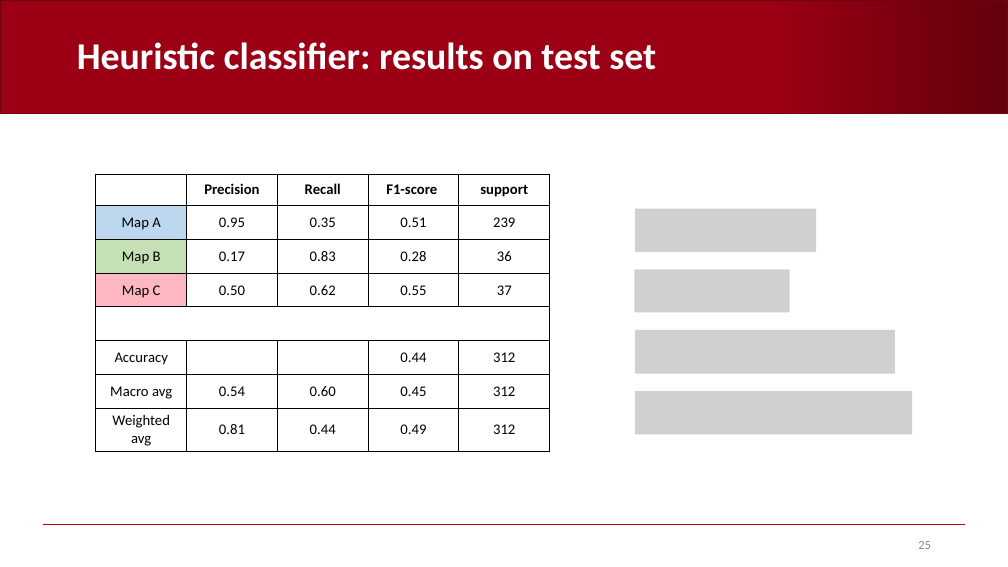
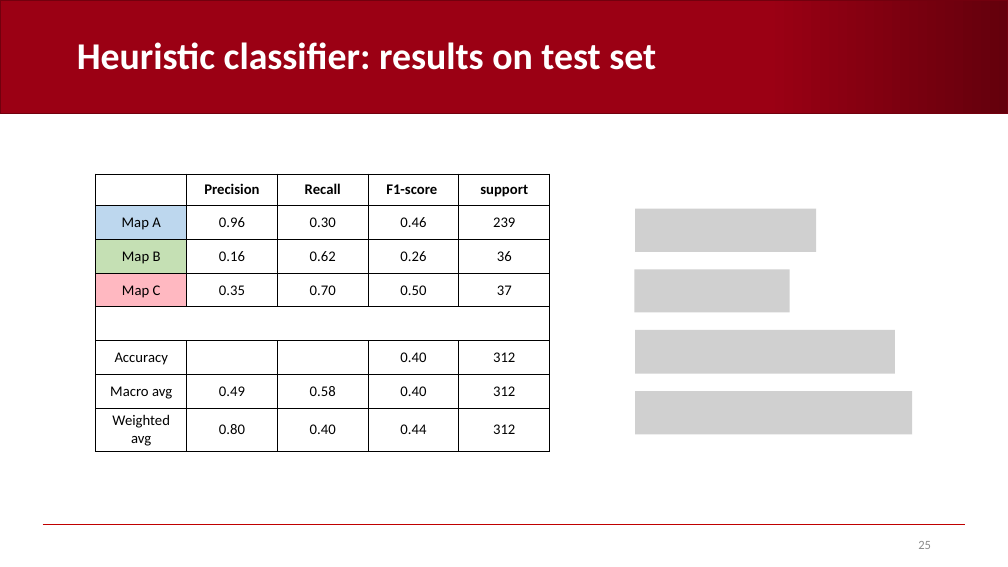
Before and after one commit to AndreaCorrado00/Tesi_magistrale_Corrado_Andrea, a slide deck: slide 25 of Documentation/5. Heuristic classifier strategy B.pptx. Drawn at 1008x567 pixels with LibreOffice and Linux fonts; fonts in the diff are those of the drawing; grey boxes stand for pictures; background and template pictures are left out. Boxes give left, top, right and bottom in pixels: in the first picture for what was removed or moved away, otherwise in the second. Text is boxed around its words. In the diff, an @@ line names an element or a change of style, - is before the commit and + after.

```diff
--- a/Documentation/5. Heuristic classifier strategy B.pptx
+++ b/Documentation/5. Heuristic classifier strategy B.pptx
@@ table at <box>96,174,550,451</box> @@
-row 2: Map A | 0.95 | 0.35 | 0.51 | 239
+row 2: Map A | 0.96 | 0.30 | 0.46 | 239
-row 3: Map B | 0.17 | 0.83 | 0.28 | 36
+row 3: Map B | 0.16 | 0.62 | 0.26 | 36
-row 4: Map C | 0.50 | 0.62 | 0.55 | 37
+row 4: Map C | 0.35 | 0.70 | 0.50 | 37
-row 6, column 4: 0.44
+row 6, column 4: 0.40
-row 7: Macro avg | 0.54 | 0.60 | 0.45 | 312
+row 7: Macro avg | 0.49 | 0.58 | 0.40 | 312
-row 8: Weighted avg | 0.81 | 0.44 | 0.49 | 312
+row 8: Weighted avg | 0.80 | 0.40 | 0.44 | 312
```
Also in this commit, not shown: 5 other slides changed, 9 other files.
